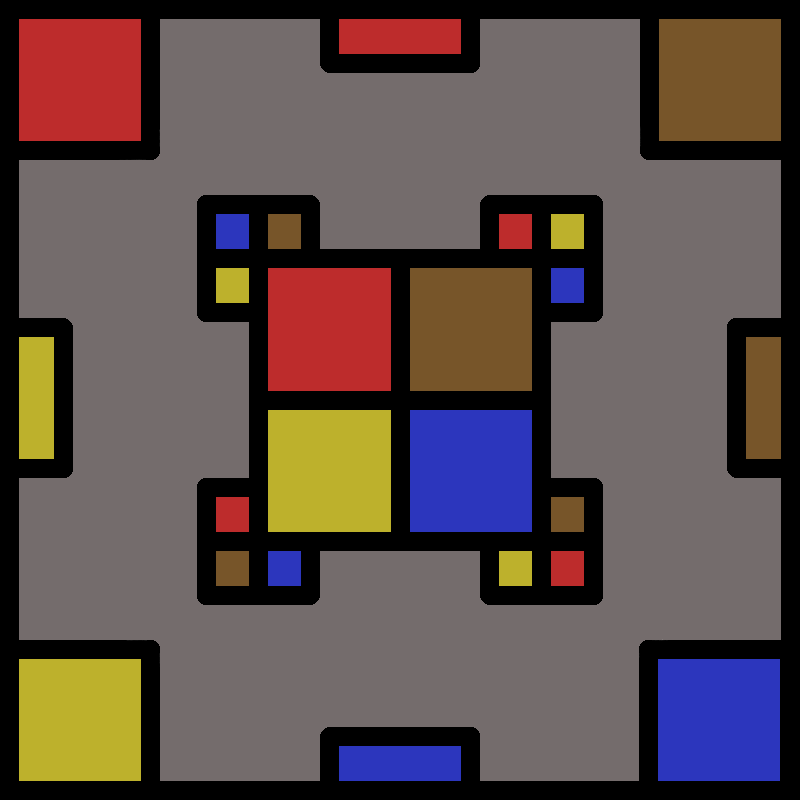
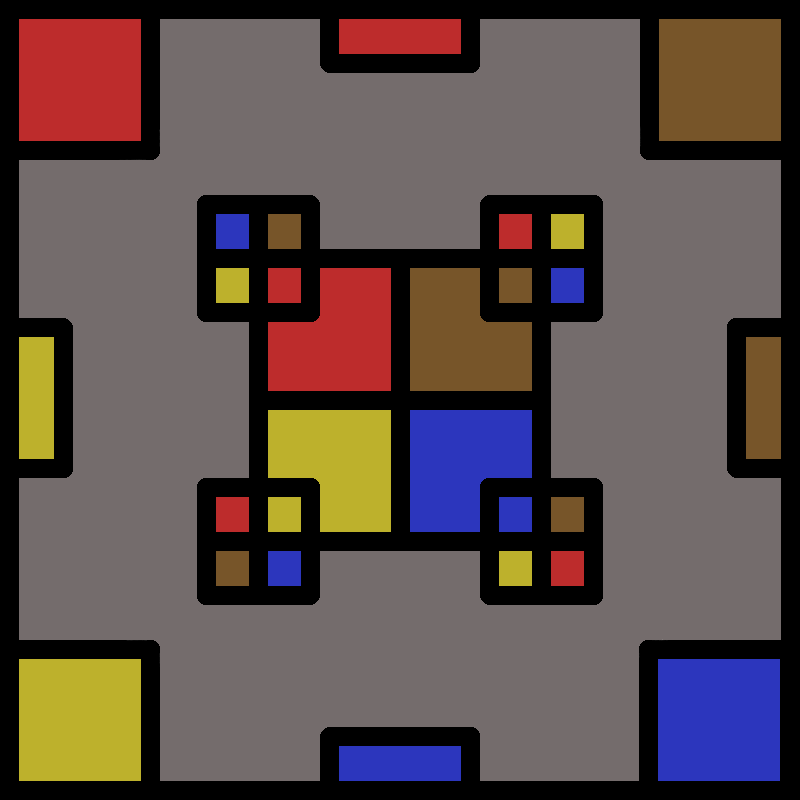
Layers edited between the first and the second 800px x 800px image:
painted on "Background" over (x1=268, y1=268, x2=532, y2=532)
